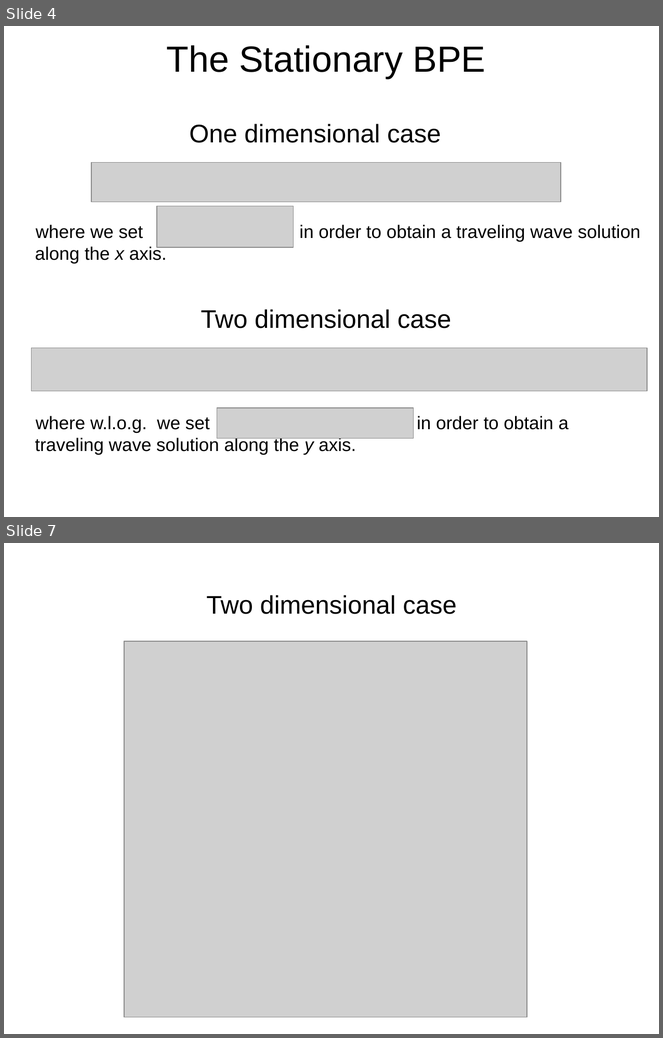
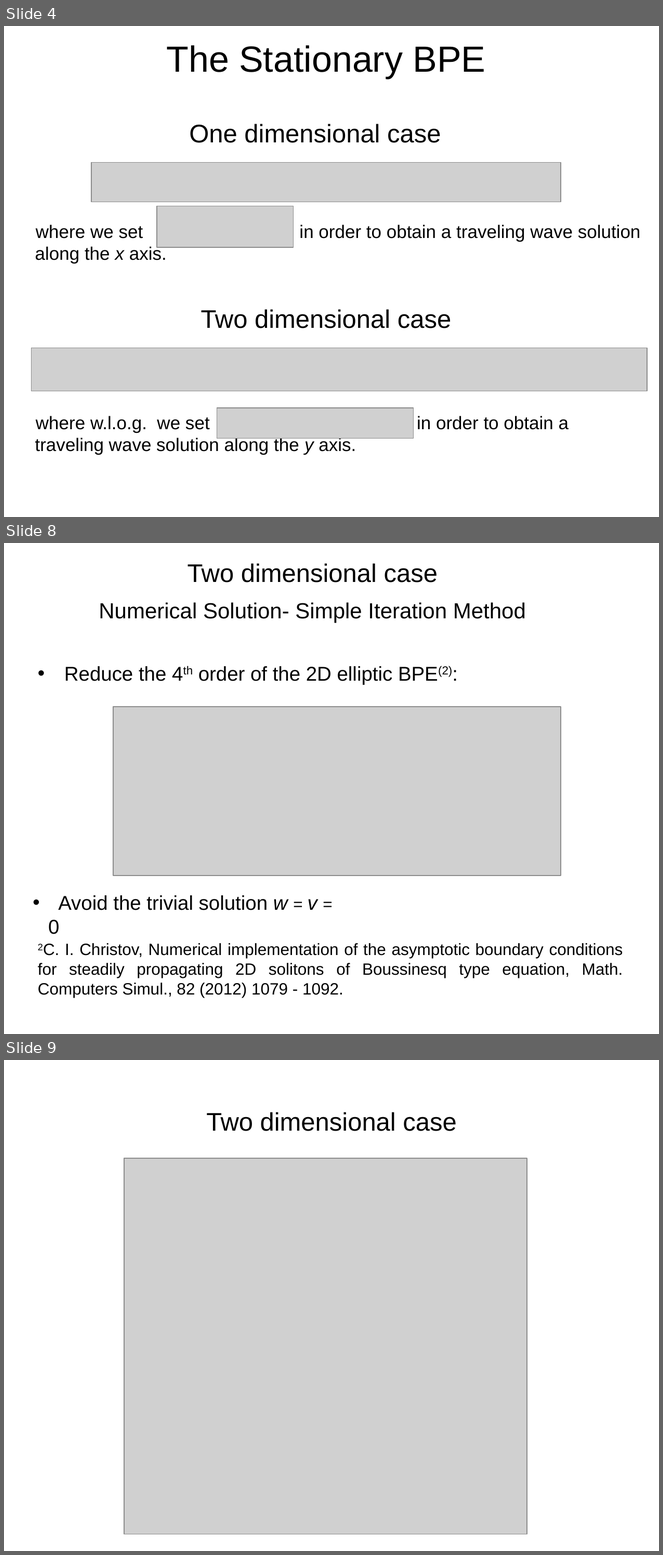
Before and after one commit to CloakMe/Boussinesq, a slide deck: Docu/Presentation Linz/Presentation.ppt. Shown one above the other, each under a label of ours: slides 4 and 7 before the commit, slides 4, 8 and 9 after it; the slides between them are not shown. The pictures are 663x1038 and 663x1555 pixels, drawn with LibreOffice and Linux fonts; fonts in the diff are those of the drawing; grey boxes stand for pictures. Boxes give left, top, right and bottom in pixels: in the first picture for what was removed or moved away, otherwise in the second. Text is boxed around its words. In the diff, an @@ line names an element or a change of style, - is before the commit and + after.

```diff
--- a/Docu/Presentation Linz/Presentation.ppt
+++ b/Docu/Presentation Linz/Presentation.ppt
@@ slide 8 added at <box>4,543,659,1034</box>, background #FFFFFF @@
@@ text added at <box>188,563,438,583</box>, 28 pt, text #000000 @@
+Two dimensional case
@@ text added at <box>99,602,526,623</box>, 24 pt, text #000000 @@
+Numerical Solution- Simple Iteration Method
@@ text added at <box>64,666,452,685</box>, 22 pt, text #000000 @@
+• Reduce the 4th order of the 2D elliptic BPE(2):
@@ picture added at <box>113,707,561,876</box> @@
@@ text added at <box>48,896,318,935</box>, 22 pt, text #000000 @@
+• Avoid the trivial solution w = v = 0
@@ text added at <box>38,943,623,998</box>, 18 pt, text #000000 @@
+2C. I. Christov, Numerical implementation of the asymptotic boundary conditions for steadily propagating 2D solitons of Boussinesq type equation, Math. Computers Simul., 82 (2012) 1079 - 1092.
@@ what was slide 7 is now slide 9 @@
```
Also in this commit, not shown: 2 slides changed, 2 other slides added, 1 slide removed.
